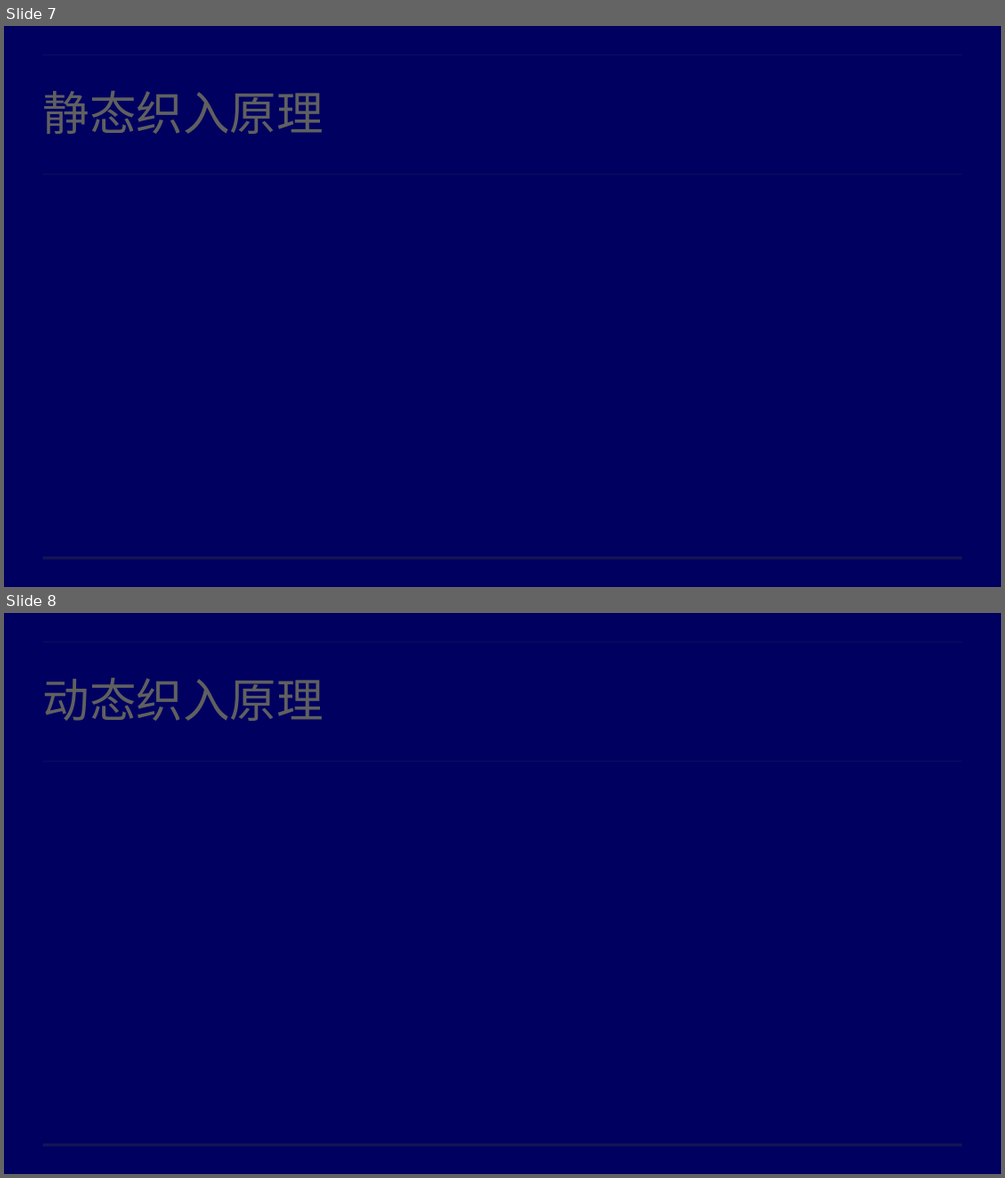
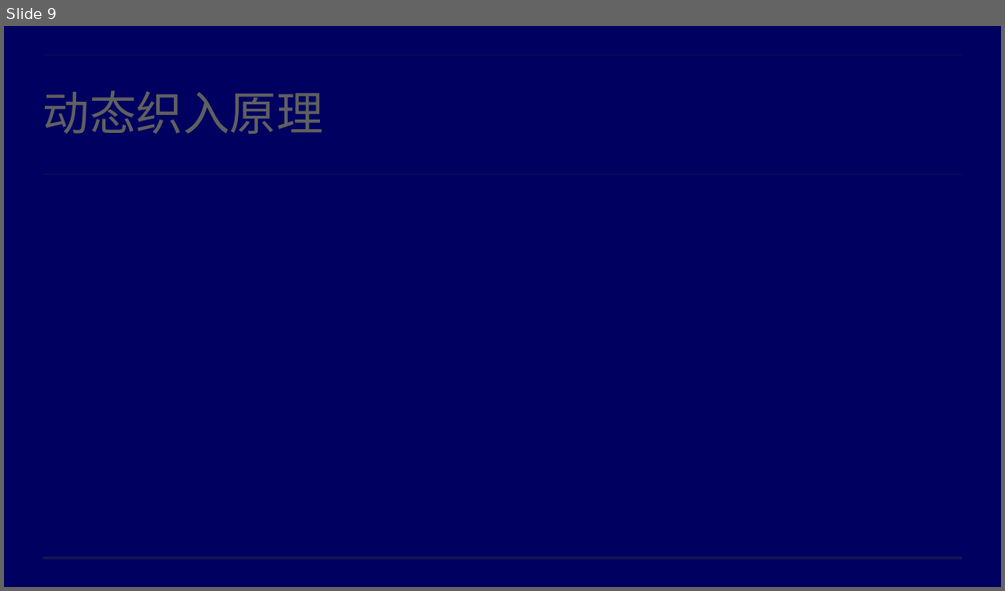
Before and after one commit to dpflower/dptools, a slide deck: aop.pptx. Shown one above the other, each under a label of ours: slides 7 and 8 before the commit, slide 9 after it. The pictures are 1005x1178 and 1005x591 pixels, drawn with LibreOffice and Linux fonts; fonts in the diff are those of the drawing; background and template pictures are left out. Boxes give left, top, right and bottom in pixels: in the first picture for what was removed or moved away, otherwise in the second. Text is boxed around its words. In the diff, an @@ line names an element or a change of style, - is before the commit and + after.

```diff
--- a/aop.pptx
+++ b/aop.pptx
@@ slide 7 removed at bbox=[4, 26, 1001, 587], background picture (left out); not listed: 3 template elements that a slide beside it also shows @@
@@ title removed at bbox=[43, 91, 324, 134] @@
-静态织入原理
@@ what was slide 8 is now slide 9 @@
```
Also in this commit, not shown: 6 slides changed, 6 slides added, 2 other slides removed.
